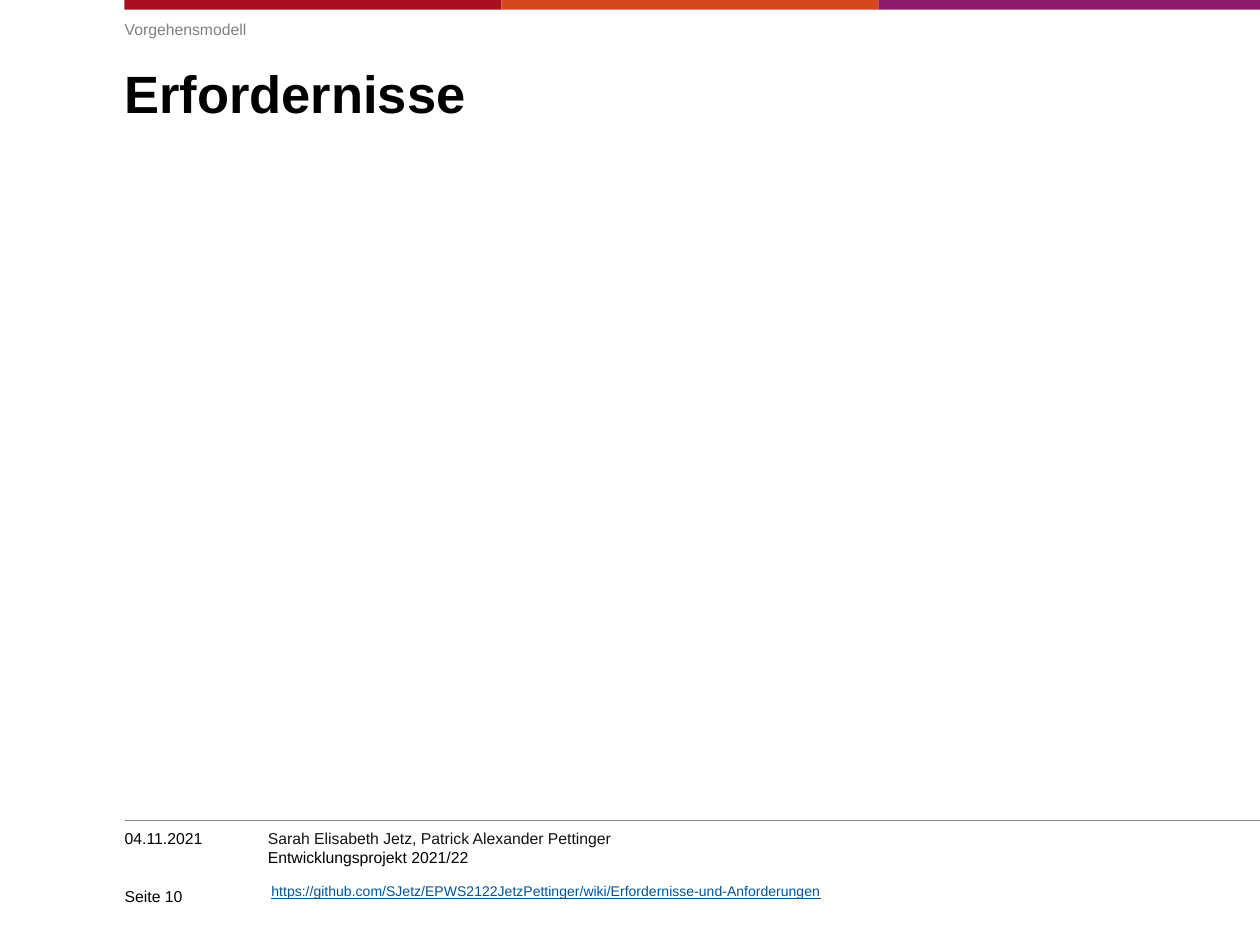
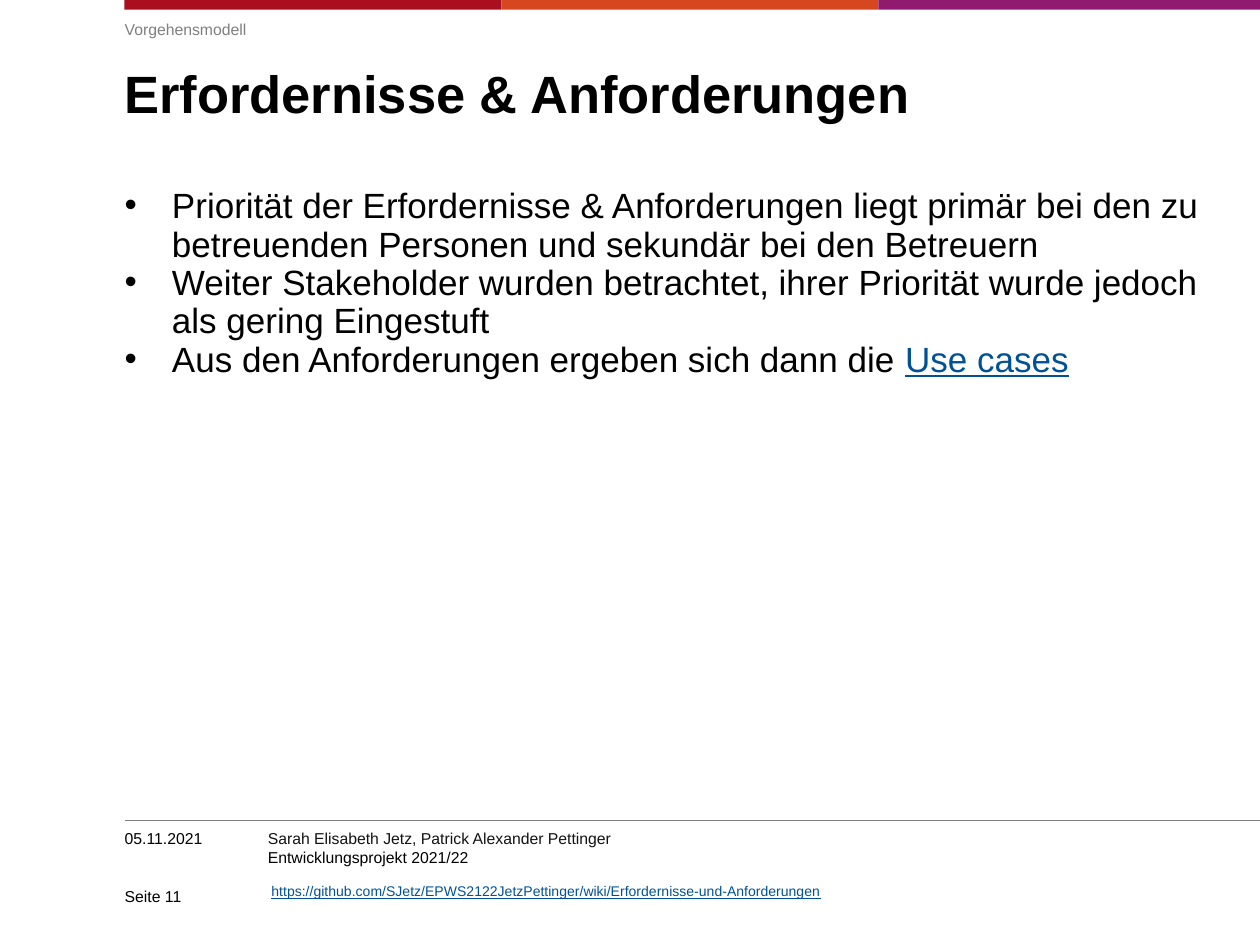
Before and after one commit to SJetz/EPWS2122JetzPettinger, a slide deck: slide 11 of Entwicklungsprojekt202122.pptx (slide 10 before the commit). Drawn at 1260x945 pixels with LibreOffice and Linux fonts; fonts in the diff are those of the drawing; background and template pictures are left out. Boxes give left, top, right and bottom in pixels: in the first picture for what was removed or moved away, otherwise in the second. Text is boxed around its words. In the diff, an @@ line names an element or a change of style, - is before the commit and + after.

```diff
--- a/Entwicklungsprojekt202122.pptx
+++ b/Entwicklungsprojekt202122.pptx
@@ title at [124, 75, 909, 124]: text changed @@
-Erfordernisse
+Erfordernisse & Anforderungen
@@ text added at [172, 192, 1198, 379], 20 pt, text #000000 @@
+• Priorität der Erfordernisse & Anforderungen liegt primär bei den zu betreuenden Personen und sekundär bei den Betreuern
+• Weiter Stakeholder wurden betrachtet, ihrer Priorität wurde jedoch als gering Eingestuft
+• Aus den Anforderungen ergeben sich dann die Use cases
@@ text at [125, 833, 203, 844]: text changed @@
-04.11.2021
+05.11.2021
@@ page number at [125, 890, 181, 902]: text changed @@
-Seite 10
+Seite 11
```
Also in this commit, not shown: 12 other slides changed, 3 slides removed.
